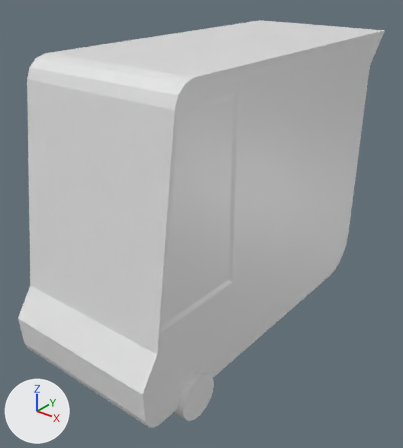
The Blender file Assets/Models/WorkFiles/SMILE-van.blend as it was, and as the next commit left it.
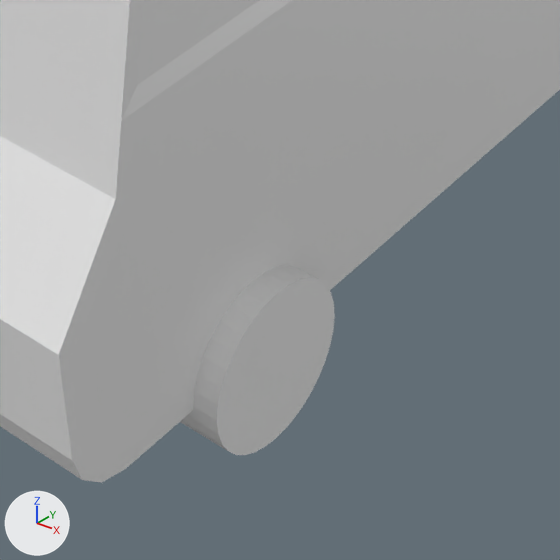
There are two pictures of each version: one whole from a 50 mm camera at (2.34, -2.8, 1.55) aimed at (-0.01, 0.14, -0.28), one close up on the part from 32% to 67% of the width and 68% to 100% of the height. Every picture has the same lights, and +X, +Y and +Z are marked at lower left.

The older version as bpy lines, for what is in view:
```python
me_cube = bpy.data.meshes.new('Cube')
me_cube.from_pydata(...)  # 53 vertices, 35 faces; spans x 0.0..0.58, y -1.13..1.7, z -1.0..1.0
me_cube.materials.append(mat_material)  # white #e7e7e7
me_cylinder = bpy.data.meshes.new('Cylinder')
me_cylinder.from_pydata(...)  # a 32-sided cylinder along z spanning x -1.0..1.0, y -1.0..1.0, z -1.0..1.0
ob_tire_1 = bpy.data.objects.new('tire 1', me_cylinder)
ob_tire_1.location = (0.562, -0.69, -0.992)
ob_tire_1.rotation_euler = (0.0, 1.571, 0.0)  # degrees (0, 90, 0)
ob_tire_1.scale = (0.154, 0.154, 0.0702)
_m = ob_tire_1.modifiers.new('Mirror', 'MIRROR')
_m.use_clip = True
_m.mirror_object = ob_vanbody
ob_vanbody = bpy.data.objects.new('vanbody', me_cube)
ob_vanbody.location = (0.0, 0.0, 0.0)
_m = ob_vanbody.modifiers.new('Mirror', 'MIRROR')
_m.use_clip = True
```
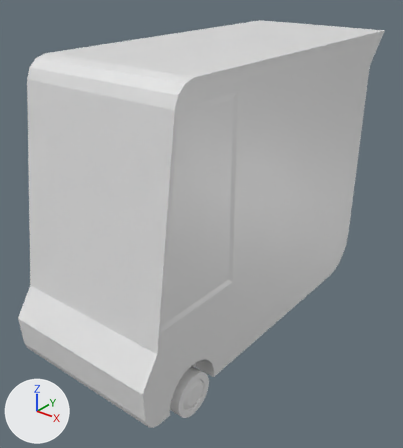
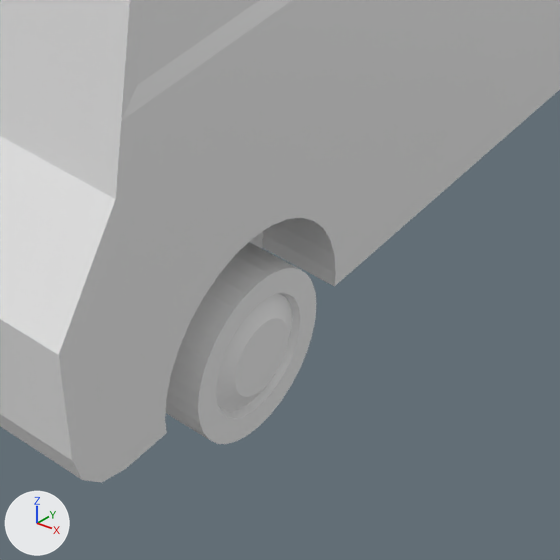
Diff of the bpy script that builds the scene:
```diff
--- a/Assets/Models/WorkFiles/SMILE-van.blend.py
+++ b/Assets/Models/WorkFiles/SMILE-van.blend.py
@@ me_cylinder_003 @@
+me_cylinder_003.from_pydata(...)  # 192 vertices, 162 faces; spans x -1.0..1.0, y -1.0..1.0, z -1.0..1.09
@@ ob_vanbody @@
 _m = ob_vanbody.modifiers.new('Mirror', 'MIRROR')
 _m.use_clip = True
+_m = ob_vanbody.modifiers.new('Boolean', 'BOOLEAN')
+_m.object = ob_wheel_well
@@ ob_tire_1 @@
 ob_tire_1 = bpy.data.objects.new('tire 1', me_cylinder)
-ob_tire_1.location = (0.562, -0.69, -0.992)
+ob_tire_1.location = (0.523, -0.69, -0.992)
 ob_tire_1.rotation_euler = (0.0, 1.571, 0.0)  # degrees (0, 90, 0)
@@ ob_wheel_well @@
+ob_wheel_well = bpy.data.objects.new('wheel well', me_cylinder_003)
+ob_wheel_well.location = (0.523, -0.69, -0.973)
+ob_wheel_well.rotation_euler = (0.0, 1.571, 0.0)  # degrees (0, 90, 0)
+ob_wheel_well.scale = (0.22, 0.22, 0.101)
+_m = ob_wheel_well.modifiers.new('Mirror', 'MIRROR')
+_m.use_clip = True
+_m.mirror_object = ob_vanbody
+ob_wheel_well.hide_set(True)
```

What differs and where, as boxes [x1, y1, x2, y2] in the close-ups (560 x 560 px):
'vanbody', modifiers changed: [0, 0, 560, 483] in both
'tire 1', modifiers changed, moved: before [180, 265, 335, 455]; after [166, 242, 316, 444]
